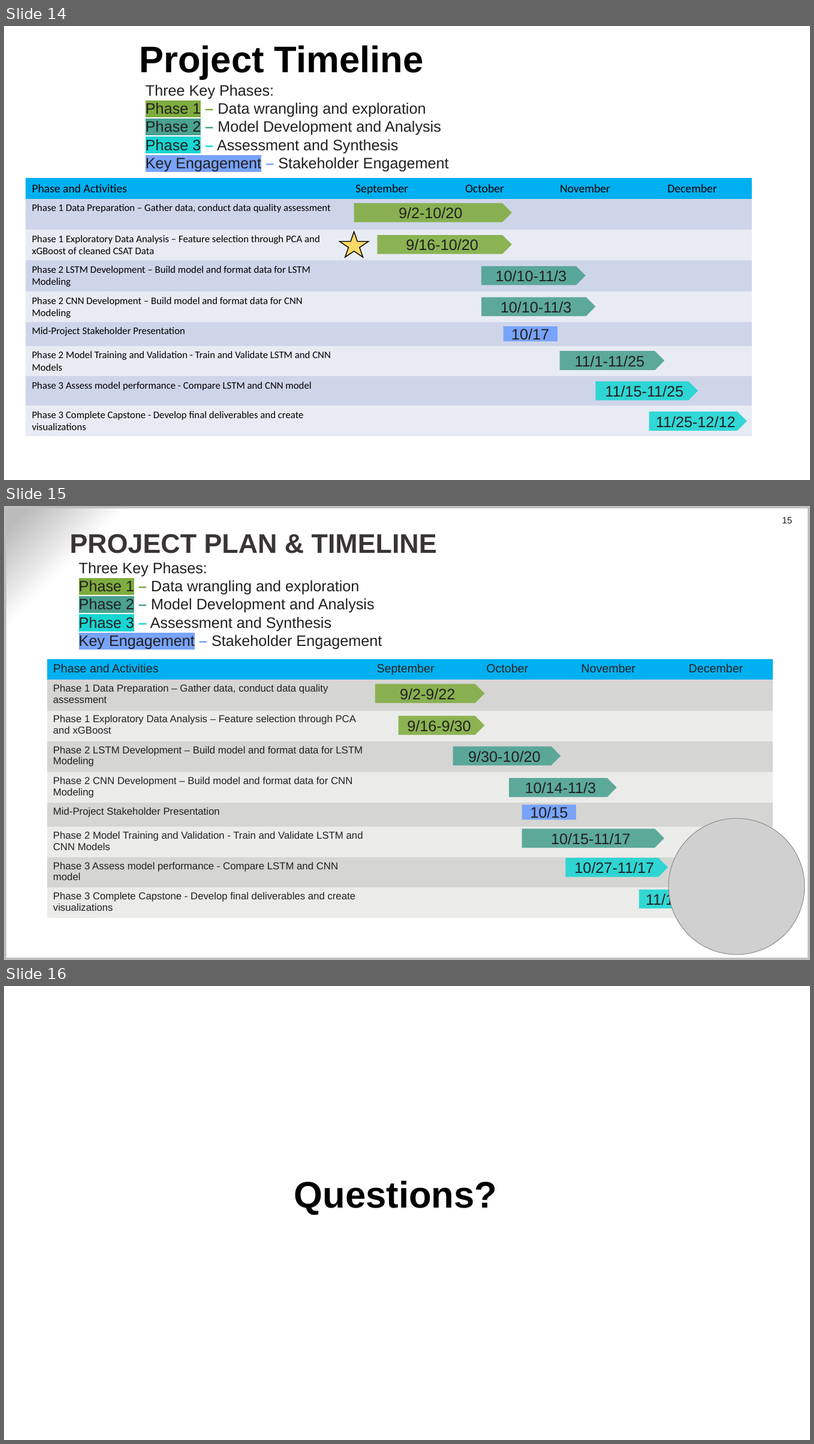
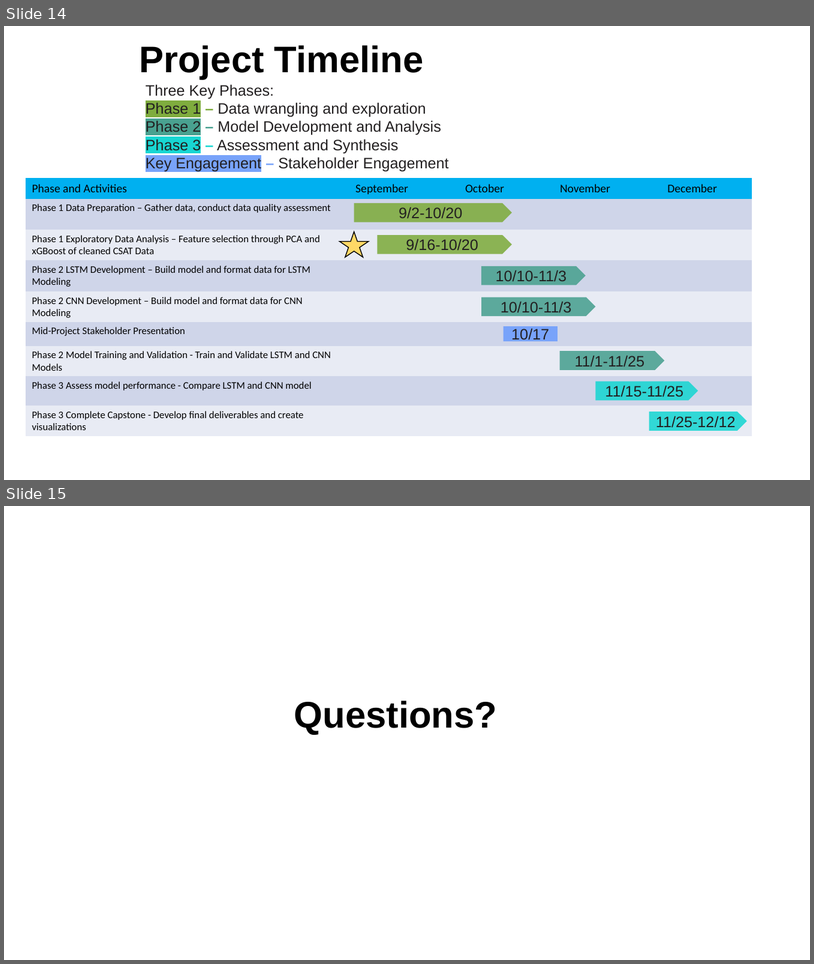
Before and after one commit to bchileen/DRAFT, a slide deck: Capstone/DRAFT_Update_20251017.pptx. Shown one above the other, each under a label of ours: slides 14, 15 and 16 before the commit, slides 14 and 15 after it. The pictures are 814x1444 and 814x964 pixels, drawn with LibreOffice and Linux fonts; fonts in the diff are those of the drawing; grey boxes stand for pictures; background and template pictures are left out. Boxes give left, top, right and bottom in pixels: in the first picture for what was removed or moved away, otherwise in the second. Text is boxed around its words. In the diff, an @@ line names an element or a change of style, - is before the commit and + after.

```diff
--- a/Capstone/DRAFT_Update_20251017.pptx
+++ b/Capstone/DRAFT_Update_20251017.pptx
@@ slide 15 removed at box(4, 506, 810, 960), background gradient #FFFFFF to #BBBBBC @@
@@ rectangle removed at box(4, 506, 810, 960) @@
@@ page number removed at box(782, 517, 792, 523) @@
-15
@@ title removed at box(70, 534, 437, 553) @@
-PROJECT PLAN & TIMELINE
@@ text removed at box(79, 562, 382, 649) @@
-Three Key Phases:
-Phase 1 – Data wrangling and exploration
-Phase 2 – Model Development and Analysis
-Phase 3 – Assessment and Synthesis
-Key Engagement – Stakeholder Engagement
@@ table removed at box(47, 659, 773, 913), 9 rows, 5 columns @@
-Phase and Activities | September | October | November | December
-Phase 1 Data Preparation – Gather data, conduct data quality assessment |  |  |  | 
-Phase 1 Exploratory Data Analysis – Feature selection through PCA and xGBoost |  |  |  | 
-Phase 2 LSTM Development – Build model and format data for LSTM Modeling |  |  |  | 
-Phase 2 CNN Development – Build model and format data for CNN Modeling |  |  |  | 
-Mid-Project Stakeholder Presentation |  |  |  | 
-Phase 2 Model Training and Validation - Train and Validate LSTM and CNN Models |  |  |  | 
-Phase 3 Assess model performance - Compare LSTM and CNN model |  |  |  | 
-Phase 3 Complete Capstone - Develop final deliverables and create visualizations |  |  |  | 
@@ pentagon arrow removed at box(375, 684, 485, 703) @@
-9/2-9/22
@@ pentagon arrow removed at box(398, 716, 485, 735) @@
-9/16-9/30
@@ pentagon arrow removed at box(453, 746, 561, 765) @@
-9/30-10/20
@@ pentagon arrow removed at box(509, 778, 617, 796) @@
-10/14-11/3
@@ rectangle removed at box(522, 804, 577, 819) @@
-10/15
@@ pentagon arrow removed at box(522, 828, 665, 847) @@
-10/15-11/17
@@ picture removed at box(669, 818, 805, 954) @@
@@ pentagon arrow removed at box(566, 858, 668, 876) @@
-10/27-11/17
@@ pentagon arrow removed at box(640, 889, 729, 907) @@
-11/18-12/8
@@ what was slide 16 is now slide 15 @@
```
Also in this commit, not shown: 4 slides changed, 2 other files.
